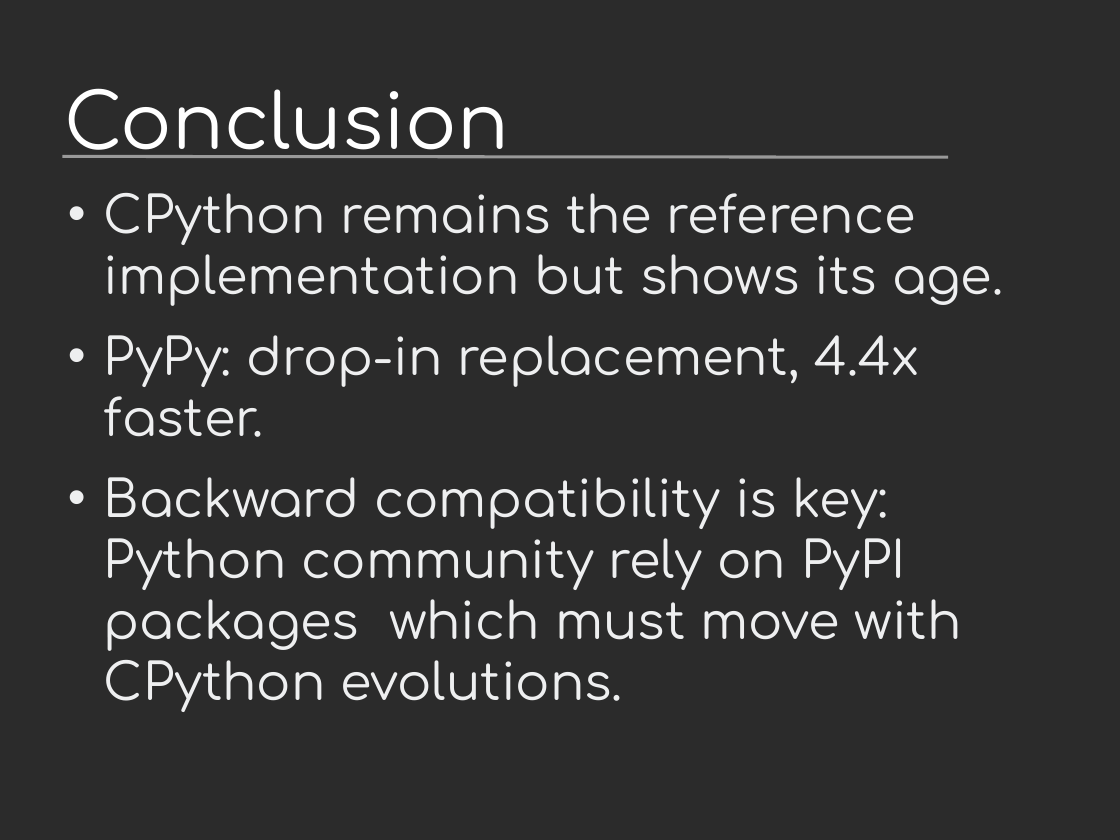
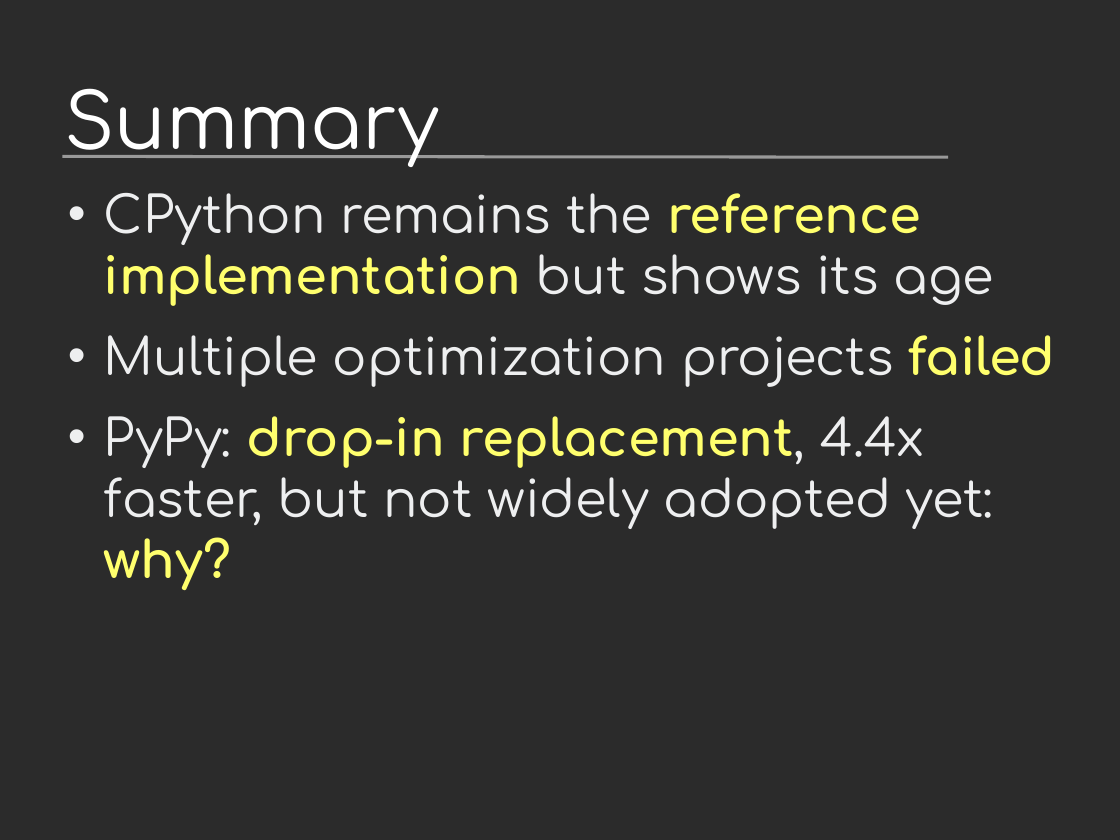
Before and after one commit to vstinner/talks, a slide deck: slide 11 of 2019-EuroPython/python_performance.odp (slide 38 before the commit). Drawn at 1120x840 pixels with LibreOffice and Linux fonts; fonts in the diff are those of the drawing; background and template pictures are left out; a plain dark background stands for a picture behind light text. Boxes give left, top, right and bottom in pixels: in the first picture for what was removed or moved away, otherwise in the second. Text is boxed around its words. In the diff, an @@ line names an element or a change of style, - is before the commit and + after.

Commit message:
EuroPython

```diff
--- a/2019-EuroPython/python_performance.odp
+++ b/2019-EuroPython/python_performance.odp
@@ title at box(64, 88, 439, 167): text changed @@
-Conclusion
+Summary
@@ text at box(104, 193, 1055, 590): text changed @@
-• CPython remains the reference implementation but shows its age.
-• PyPy: drop-in replacement, 4.4x faster.
-• Backward compatibility is key: Python community rely on PyPI packages which must move with CPython evolutions.
+• CPython remains the reference implementation but shows its age
+• Multiple optimization projects failed
+• PyPy: drop-in replacement, 4.4x faster, but not widely adopted yet: why?
```
Also in this commit, not shown: 19 other slides changed, 4 slides added, 2 slides removed.
